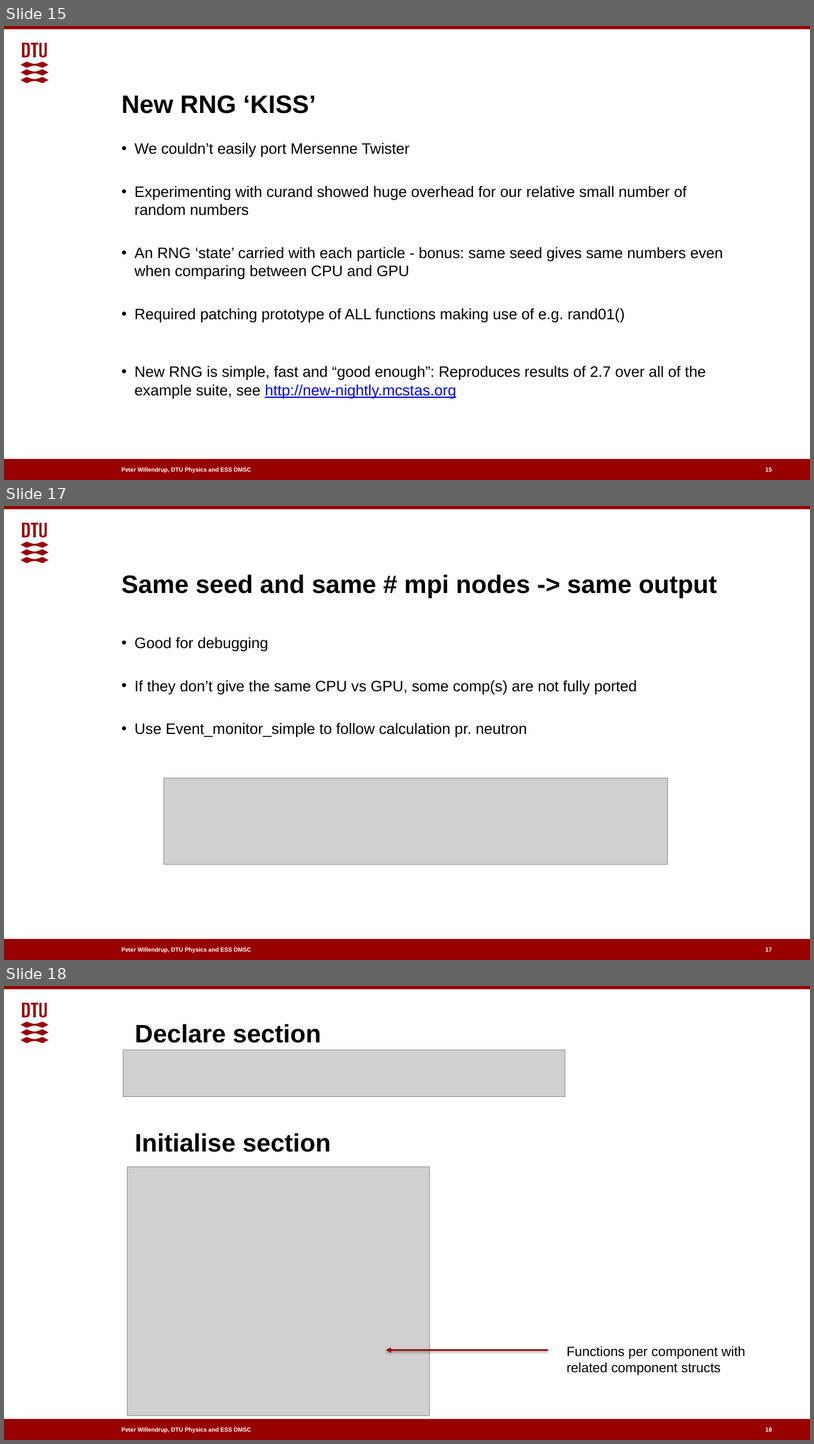
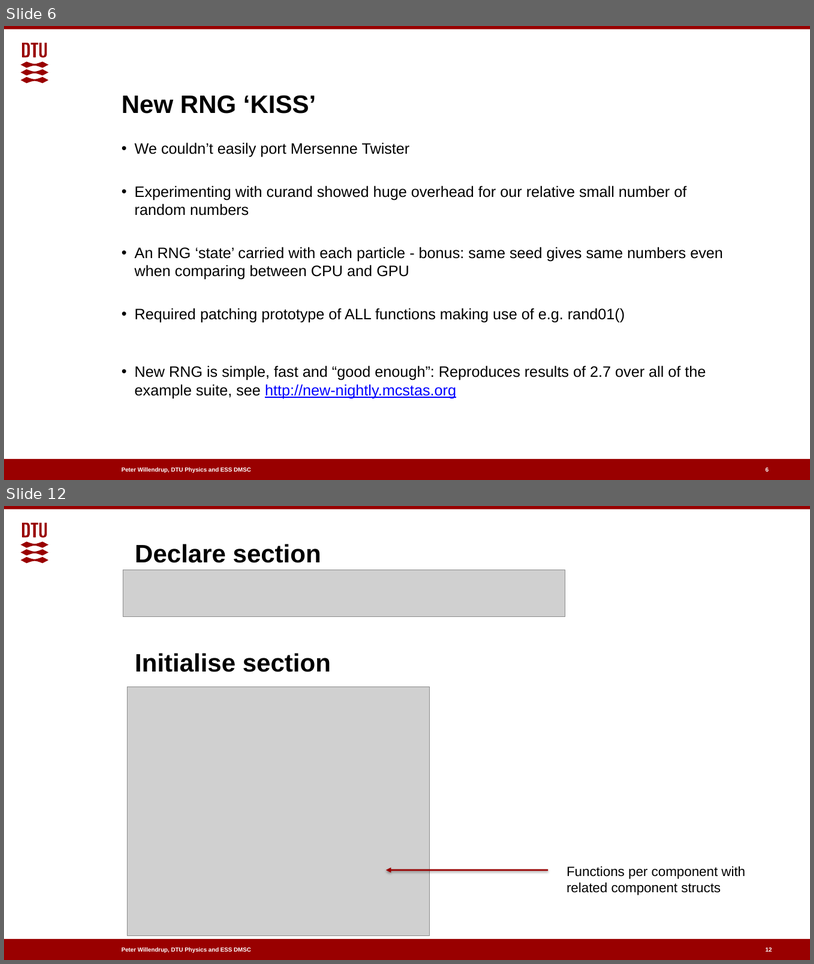
Before and after one commit to McStasMcXtrace/Schools, a slide deck: ISIS_April_2021/Wednesday_April_14th/4_Writing_a_component/1_Adapting_code_for_3.0_and_GPUs.pptx. Shown one above the other, each under a label of ours: slides 15, 17 and 18 before the commit, slides 6 and 12 after it; the slides between them are not shown. The pictures are 814x1444 and 814x964 pixels, drawn with LibreOffice and Linux fonts; fonts in the diff are those of the drawing; grey boxes stand for pictures; background and template pictures are left out. Boxes give left, top, right and bottom in pixels: in the first picture for what was removed or moved away, otherwise in the second. Text is boxed around its words. In the diff, an @@ line names an element or a change of style, - is before the commit and + after.

```diff
--- a/ISIS_April_2021/Wednesday_April_14th/4_Writing_a_component/1_Adapting_code_for_3.0_and_GPUs.pptx
+++ b/ISIS_April_2021/Wednesday_April_14th/4_Writing_a_component/1_Adapting_code_for_3.0_and_GPUs.pptx
@@ slide 17 removed at [4, 506, 810, 960], background #FFFFFF; not listed: 4 template elements that a slide beside it also shows @@
@@ title removed at [122, 574, 717, 598] @@
-Same seed and same # mpi nodes -> same output
@@ text removed at [135, 637, 637, 738] @@
-• Good for debugging
-• If they don’t give the same CPU vs GPU, some comp(s) are not fully ported
-• Use Event_monitor_simple to follow calculation pr. neutron
@@ picture removed at [164, 778, 668, 864] @@
@@ page number removed at [766, 948, 773, 952] @@
-17
@@ what was slide 15 is now slide 6 @@
@@ page number at [766, 468, 769, 474]: text changed @@
-15
+6
@@ what was slide 18 is now slide 12 @@
@@ page number at [766, 948, 773, 952]: text changed @@
-18
+12
```
Also in this commit, not shown: 2 slides changed, 1 other slide removed, 2 other files.
